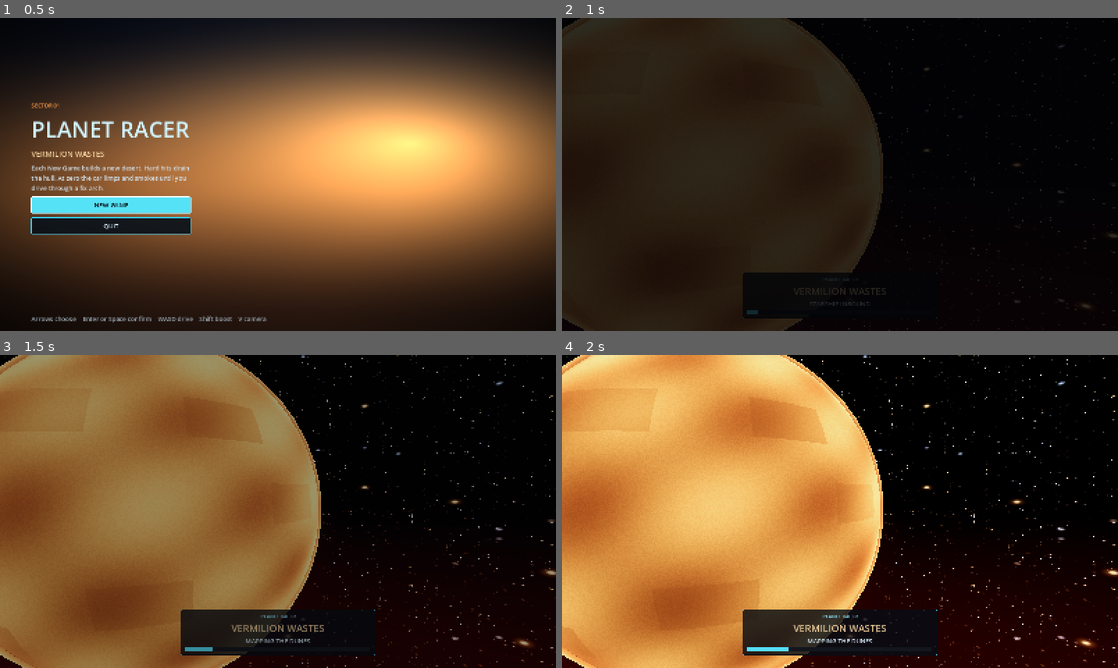
Above: before the commit, frames 1-4 (two rows, left to right).
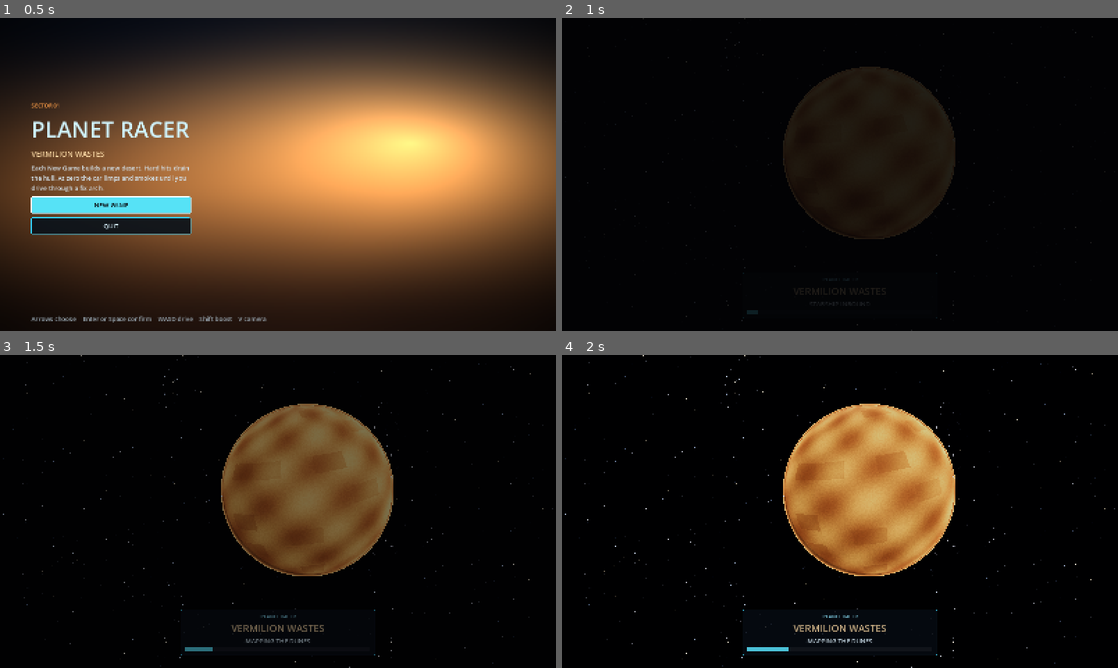
Above: after the commit, the same moments.

Repository: maks-der/planet-racer
Game: Godot game, scene res://scenes/main_menu.tscn
Same seed, same stepped clock (60 frames per second), same inputs: the game is played once before the commit and once after it.
Inputs:
- Up to frame 1 (0.5 s): no input
- Up to frame 2 (1 s): click "NEW GAME" at 0.5 s
- Up to frame 3 (1.5 s): tap Enter at 1.25 s; hold E (roll_right) from 1.28 s (still down); hold Shift (boost) from 1.28 s (still down)
- Up to frame 4 (2 s): keep holding E (roll_right); keep holding Shift (boost); tap Space (jump) at 1.52 s

Frame 1 is identical in both runs. In frame 2, 49% of the frame differs, in the area x 0-100%, y 0-100%; in frame 3, 59%; in frame 4, 68%.

Commit message:
game logic update

Diff:
--- a/scenes/loading/arrival.tscn
+++ b/scenes/loading/arrival.tscn
@@ -1,7 +1,7 @@
 [gd_scene load_steps=3 format=3]
 
 [ext_resource type="Script" path="res://scripts/arrival_loading.gd" id="1_arrival"]
-[ext_resource type="PackedScene" path="res://scenes/loading/desert_starfield.tscn" id="2_stars"]
+[ext_resource type="PackedScene" path="res://scenes/loading/starfield.tscn" id="2_stars"]
 [ext_resource type="PackedScene" path="res://scenes/loading/desert_planet.tscn" id="3_planet"]
 
 [node name="Arrival" type="Node3D"]
--- a/scripts/arrival_loading.gd
+++ b/scripts/arrival_loading.gd
@@ -1,8 +1,8 @@
 class_name ArrivalLoading
 extends Node3D
 
-var voyage_time := 6.4
-var fade_time := 1.6
+var voyage_time := 9.2
+var fade_time := 1.9
 var progress := 0.04
 var elapsed := 0.0
 var _fade := 0.0
@@ -20,12 +20,12 @@
 var ship_scale := Vector3.ONE
 var approach_from := Vector3(9.4, 1.6, 7.2)
 var approach_to := Vector3(4.6, 0.85, 3.4)
-var cam_from := Vector3(4.4, 1.15, 9.6)
-var cam_to := Vector3(4.4, 1.15, 9.6)
-var look_from := Vector3(1.7, 0.25, -0.2)
-var look_to := Vector3(1.7, 0.25, -0.2)
-var cam_fov := 58.0
-var cam_roll := 0.0
+var cam_from := Vector3(12.4, 5.6, 22.0)
+var cam_to := Vector3(5.2, 1.35, 14.6)
+var look_from := Vector3(-8.4, -2.4, -3.2)
+var look_to := Vector3(-0.6, 0.55, 1.4)
+var cam_fov := 46.0
+var cam_roll := 11.0
 var title_color := Color(0.95, 0.82, 0.62)
 
 
--- a/scripts/hover_car.gd
+++ b/scripts/hover_car.gd
@@ -64,6 +64,7 @@
 var _arc2_live := false
 var _hit_speed := 0.0
 var _hit_decel := 0.0
+var _blip_cd := 0.0
 var _hull_smoke: GPUParticles3D
 
 
@@ -109,6 +110,9 @@
 	boost = minf(boost, _boost_limit())
 	if not ai and amount > 0.35:
 		hit_shake = maxf(hit_shake, clampf(amount / 14.0, 0.28, 1.0))
+		if _blip_cd <= 0.0:
+			Sfx.beep(self, 1240.0, 0.04, -8.0)
+			_blip_cd = 0.16
 
 
 func _physics_process(dt: float) -> void:
@@ -118,6 +122,8 @@
 		fix_flash = maxf(0.0, fix_flash - dt)
 	if hit_shake > 0.0:
 		hit_shake = maxf(0.0, hit_shake - dt * 1.7)
+	if _blip_cd > 0.0:
+		_blip_cd = maxf(0.0, _blip_cd - dt)
 	_time += dt
 	var input := _read_input()
 	_steer_f = lerpf(_steer_f, float(input.steer), 1.0 - exp(-7.5 * dt))
--- a/scripts/hud.gd
+++ b/scripts/hud.gd
@@ -45,6 +45,10 @@
 var _port_grass: Button
 var _map_open := false
 var cash_label: Label
+var _hull_chip: Label
+var _prev_hp := -1.0
+var _hit_flash := 0.0
+var _hit_amount := 0.0
 var _bet_panel: Control
 var _bet_open := false
 var _bet_index := -1
@@ -100,6 +104,8 @@
 		view_time -= _dt
 		if view_time <= 0.0 and view_label:
 			view_label.visible = false
+	if _hit_flash > 0.0:
+		_hit_flash = maxf(0.0, _hit_flash - _dt)
 	if _garage == null and not _menu_buttons.is_empty():
 		if Input.is_action_just_pressed("ui_up") or Input.is_action_just_pressed("ui_left"):
 			_steer_menu(-1)
@@ -193,6 +199,21 @@
 		_boost_mark.position = Vector2(maxf(180.0 * cap - 1.0, 0.0), 0.0)
 		_boost_mark.visible = cap < 0.995
 		_boost_fill.color = Color(0.95, 0.28, 0.18) if cap < 0.3 else Color(1.0, 0.55, 0.16)
+	if _prev_hp < 0.0:
+		_prev_hp = car.hp
+	var lost := _prev_hp - car.hp
+	if lost > 0.45:
+		_hit_amount = lost if _hit_flash < 0.35 else _hit_amount + lost
+		_hit_flash = 1.6
+	_prev_hp = car.hp
+	if _hull_chip:
+		if _hit_flash > 0.0:
+			_hull_chip.text = "-%d" % int(round(_hit_amount))
+			_hull_chip.add_theme_color_override("font_color", Color(1.0, 0.38, 0.22))
+		else:
+			_hull_chip.text = "HULL %d" % int(round(car.hp))
+			var hull_tone := Color(0.55, 0.92, 0.64) if car.hp > 40.0 else Color(1.0, 0.58, 0.3)
+			_hull_chip.add_theme_color_override("font_color", hull_tone)
 	if hull_label:
 		if car.fix_flash > 0.0:
 			hull_label.visible = true
@@ -359,11 +380,20 @@
 	_boost_mark.size = Vector2(2, 16)
 	_boost_mark.mouse_filter = Control.MOUSE_FILTER_IGNORE
 	meter.add_child(_boost_mark)
+	var boost_row := HBoxContainer.new()
+	vb.add_child(boost_row)
 	var boost_name := Label.new()
 	boost_name.text = "BOOST"
 	boost_name.add_theme_font_size_override("font_size", 12)
 	boost_name.add_theme_color_override("font_color", Color(1.0, 0.62, 0.22))
-	vb.add_child(boost_name)
+	boost_row.add_child(boost_name)
+	_hull_chip = Label.new()
+	_hull_chip.text = "HULL 100"
+	_hull_chip.size_flags_horizontal = Control.SIZE_EXPAND_FILL
+	_hull_chip.horizontal_alignment = HORIZONTAL_ALIGNMENT_RIGHT
+	_hull_chip.add_theme_font_size_override("font_size", 12)
+	_hull_chip.add_theme_color_override("font_color", Color(0.55, 0.92, 0.64))
+	boost_row.add_child(_hull_chip)
 
 	hull_label = Label.new()
 	hull_label.set_anchors_preset(Control.PRESET_BOTTOM_LEFT)
--- a/scripts/road_network.gd
+++ b/scripts/road_network.gd
@@ -132,7 +132,7 @@
 	if terrain.planet == "grass":
 		jitter *= 0.28
 	elif terrain.planet == "ice":
-		jitter *= 0.35
+		jitter *= 0.02
 	var ang := TAU * float(slot) / 8.0 + jitter
 	var raw_x := lerpf(250.0, 390.0, float(slot) / 7.0) * _rng.randf_range(0.92, 1.06)
 	var half_x := raw_x * stretch
@@ -140,7 +140,7 @@
 	if terrain.planet == "grass":
 		ratio = lerpf(0.36, 0.50, (ratio - 0.68) / 0.22)
 	elif terrain.planet == "ice":
-		ratio = lerpf(0.42, 0.58, (ratio - 0.68) / 0.22)
+		ratio = lerpf(0.72, 0.82, (ratio - 0.68) / 0.22)
 	var half_z := half_x * ratio
 	var limit := TerrainField.HALF * 0.76
 	if terrain.planet == "grass" or terrain.planet == "ice":
@@ -161,14 +161,16 @@
 	var ring := minf(540.0 + _rng.randf_range(-40.0, 50.0), ring_cap)
 	if terrain.planet == "grass":
 		ring = maxf(0.0, limit - limit * 0.30 - 160.0)
-	elif terrain.planet == "ice":
-		ring = maxf(0.0, limit - limit * 0.32 - 120.0)
 	var center := Vector2(cos(ang), sin(ang)) * ring
+	if terrain.planet == "ice":
+		var reach := 540.0
+		var ice_ring := (reach * 2.0 + 56.0) / (2.0 * sin(PI / 8.0))
+		return _round_circuit(Vector2(cos(ang), sin(ang)) * ice_ring, reach)
 	var difficulty := lerpf(0.45, 7.0, float(slot) / 7.0)
 	var span := maxf(half_x, half_z) * 2.0
 	var apart := maxf(88.0, span * 0.07)
 	var max_disp := span * 0.16
-	if terrain.planet == "grass" or terrain.planet == "ice":
+	if terrain.planet == "grass":
 		max_disp = span * 0.08
 	for attempt in 8:
 		var shaped := _shape_polygon(center, half_x, half_z, difficulty, apart, max_disp, attempt < 6)
@@ -188,6 +190,15 @@
 	if stretch > 1.01:
 		fallback = _spin_loop(fallback, center, ang)
 	return fallback
+
+
+func _round_circuit(center: Vector2, reach: float) -> PackedVector2Array:
+	var pts := PackedVector2Array()
+	var steps := 18
+	for i in steps:
+		var a := TAU * float(i) / float(steps)
+		pts.append(_clamp_map(center + Vector2(cos(a), sin(a)) * reach))
+	return pts
 
 
 func _spin_loop(pts: PackedVector2Array, origin: Vector2, yaw: float) -> PackedVector2Array:
